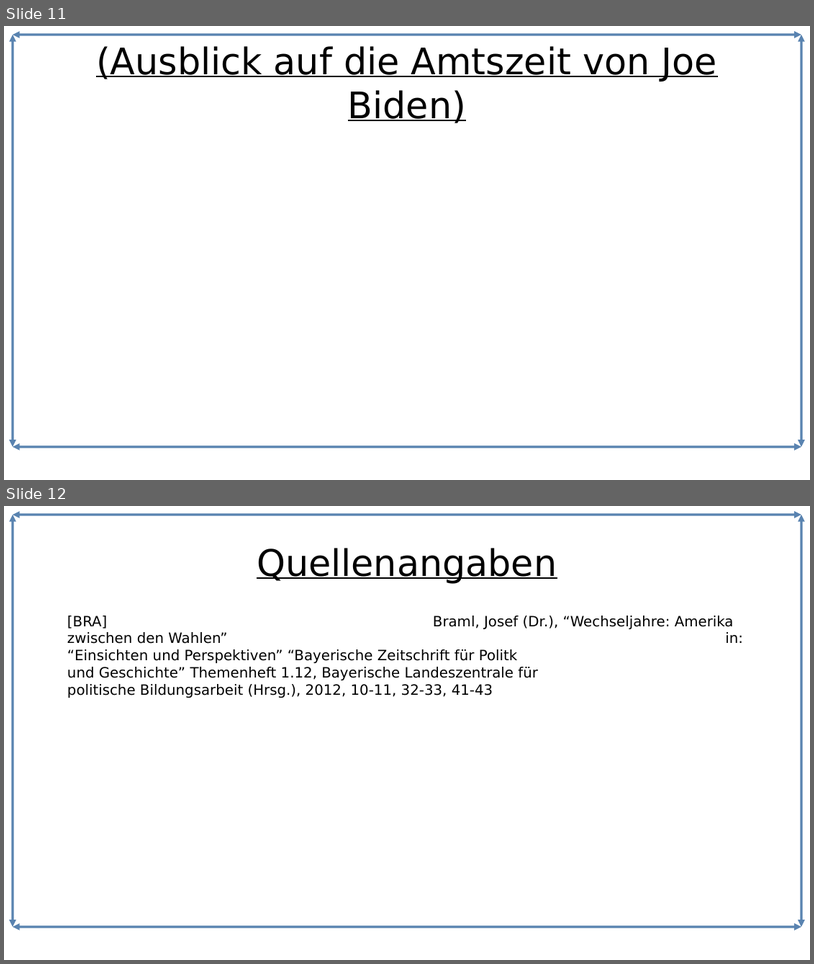
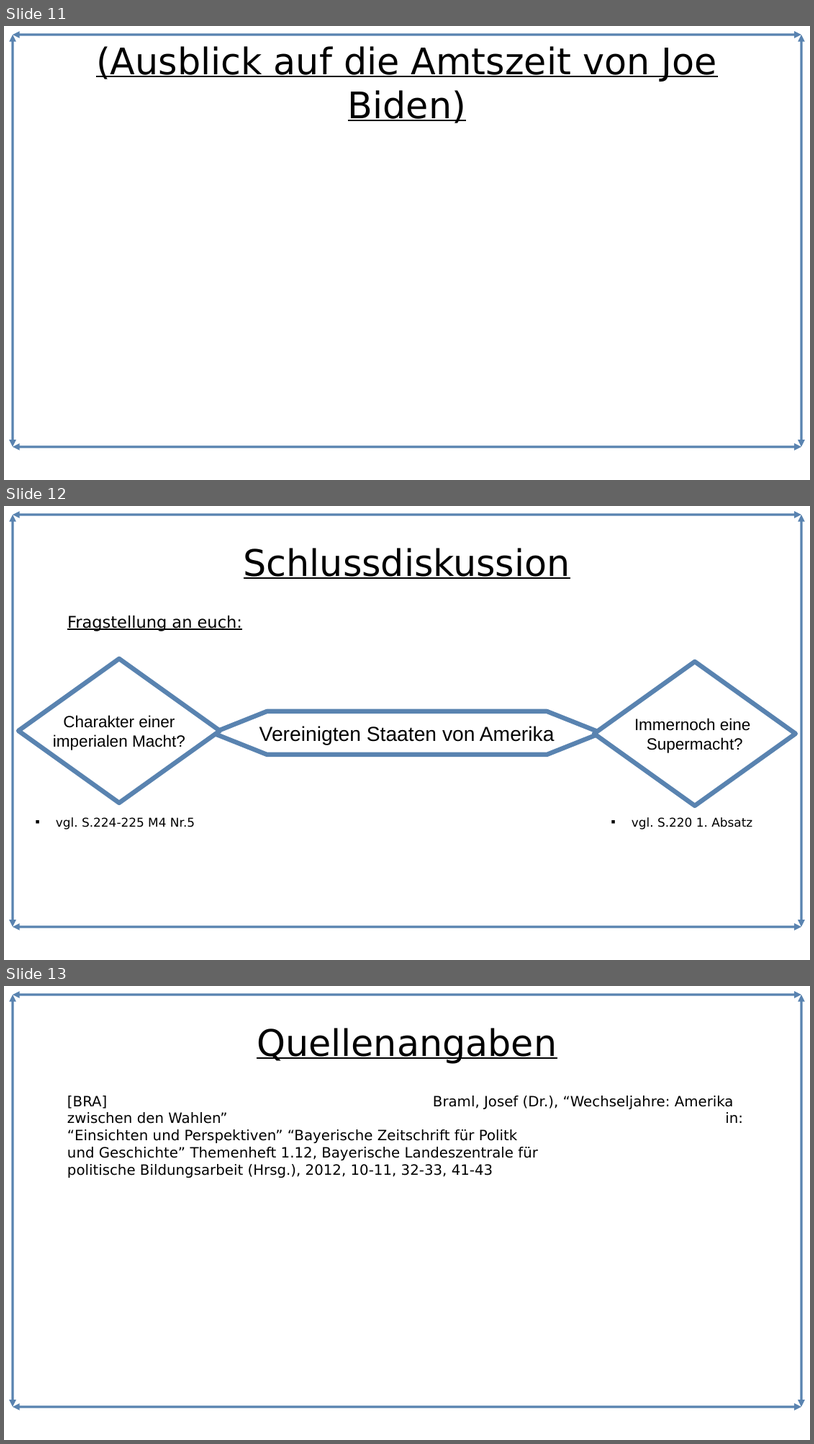
Before and after one commit to Lacrimus/Referat-Geschichte-USA-die-einzig-verbleibende-Weltmacht-, a slide deck: USA-die-einzig-verbleibende-Weltmacht.odp. Shown one above the other, each under a label of ours: slides 11 and 12 before the commit, slides 11, 12 and 13 after it. The pictures are 814x964 and 814x1444 pixels, drawn with LibreOffice and Linux fonts; fonts in the diff are those of the drawing. Boxes give left, top, right and bottom in pixels: in the first picture for what was removed or moved away, otherwise in the second. Text is boxed around its words. In the diff, an @@ line names an element or a change of style, - is before the commit and + after.

```diff
--- a/USA-die-einzig-verbleibende-Weltmacht.odp
+++ b/USA-die-einzig-verbleibende-Weltmacht.odp
@@ slide 12 added at <box>4,506,810,960</box>, background #FFFFFF; not listed: 4 template elements that a slide beside it also shows @@
@@ title added at <box>244,548,571,579</box>, 36 pt, text #000000, underline @@
+Schlussdiskussion
@@ text added at <box>67,615,242,631</box>, 16 pt, text #000000, underline @@
+Fragstellung an euch:
@@ diamond added at <box>18,659,221,803</box>, fill #FFFFFF, outline #5983B0 4.51 pt, 16 pt, text #000000 @@
+Charakter einer
+imperialen Macht?
@@ diamond added at <box>594,662,797,806</box>, fill #FFFFFF, outline #5983B0 4.51 pt, 16 pt, text #000000 @@
+Immernoch eine
+Supermacht?
@@ left right arrow added at <box>213,712,601,755</box>, fill #FFFFFF, outline #5983B0 4.51 pt, 20 pt, text #000000 @@
+Vereinigten Staaten von Amerika
@@ text added at <box>56,817,195,829</box>, 12 pt, text #000000 @@
+■ vgl. S.224-225 M4 Nr.5
@@ text added at <box>632,817,753,829</box>, 12 pt, text #000000 @@
+■ vgl. S.220 1. Absatz
@@ what was slide 12 is now slide 13 @@
```
Also in this commit, not shown: 1 other file.
